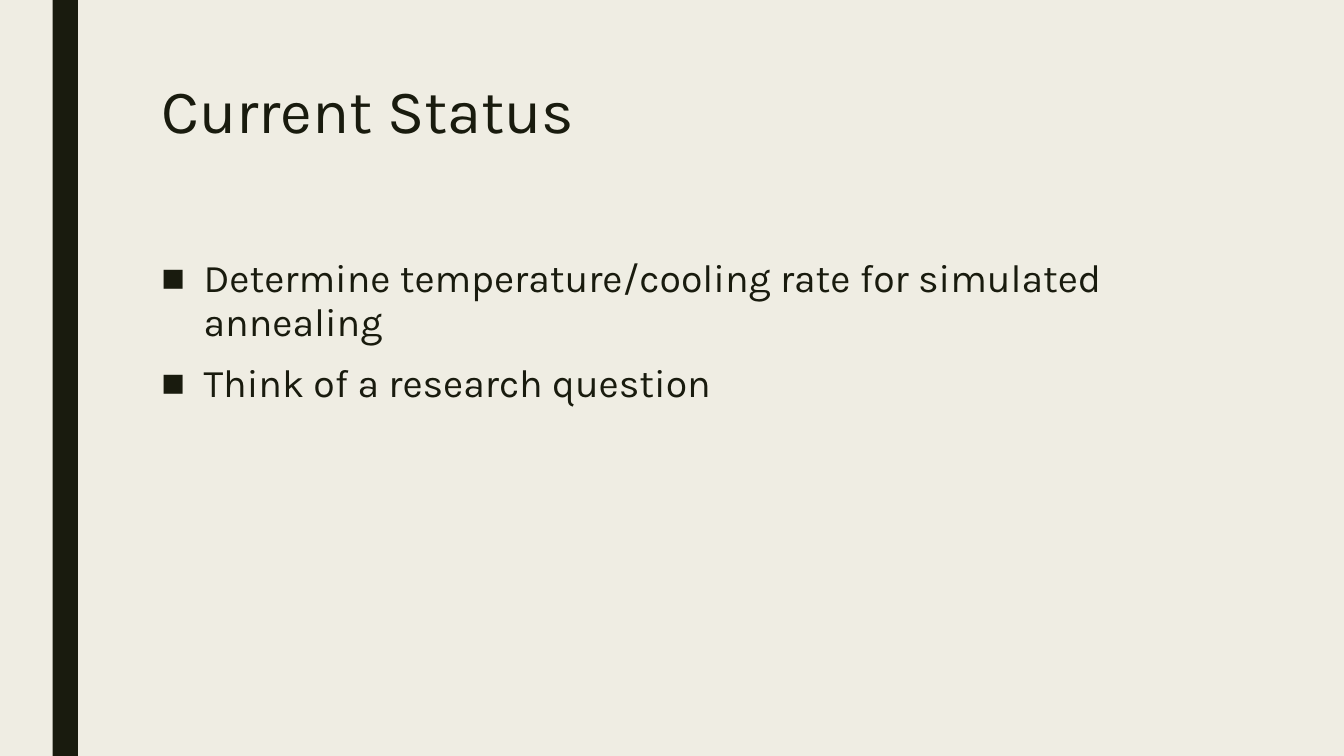
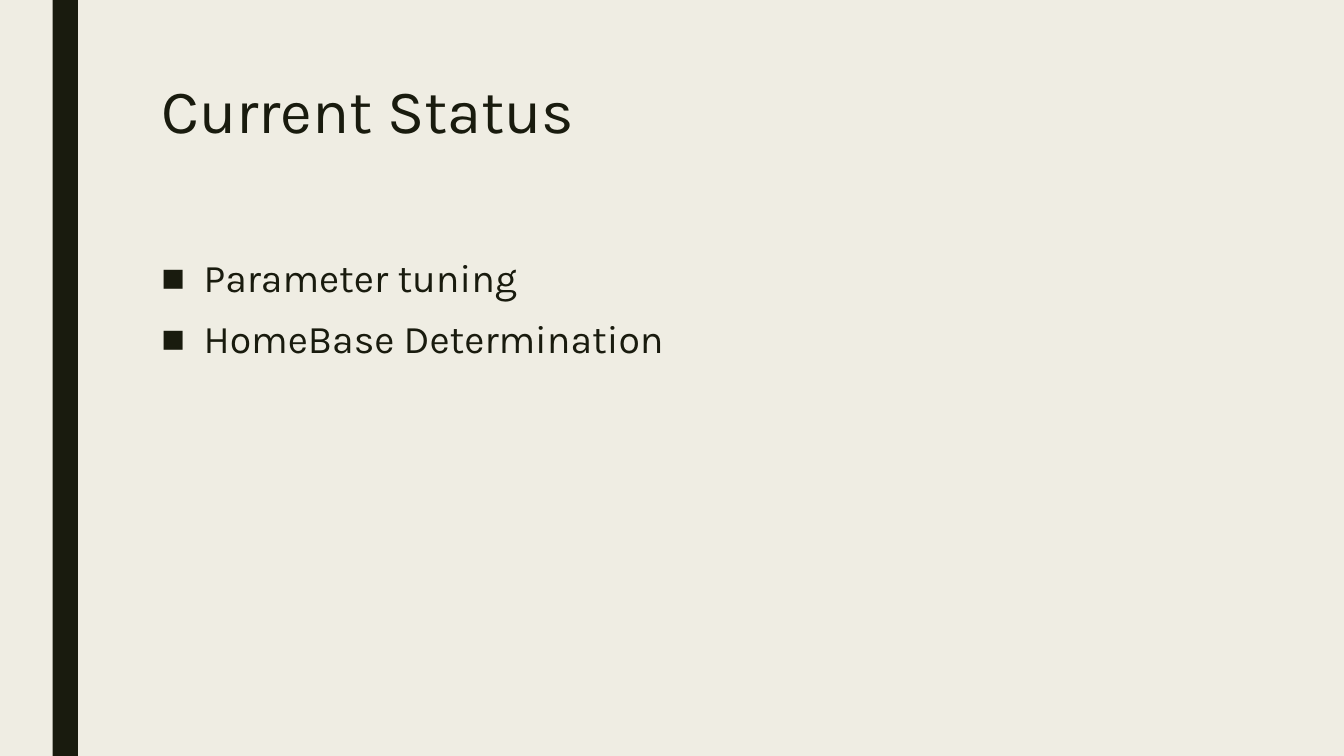
Before and after one commit to WouterDuijn/heuristic, a slide deck: slide 13 of doc/Mokum Airways.pptx (slide 11 before the commit). Drawn at 1344x756 pixels with LibreOffice and Linux fonts; fonts in the diff are those of the drawing. Boxes give left, top, right and bottom in pixels: in the first picture for what was removed or moved away, otherwise in the second. Text is boxed around its words. In the diff, an @@ line names an element or a change of style, - is before the commit and + after.

```diff
--- a/doc/Mokum Airways.pptx
+++ b/doc/Mokum Airways.pptx
@@ text at [204, 265, 664, 354]: text changed @@
-■ Determine temperature/cooling rate for simulated annealing
-■ Think of a research question
+■ Parameter tuning
+■ HomeBase Determination
```
Also in this commit, not shown: 4 other slides changed, 2 slides added.
